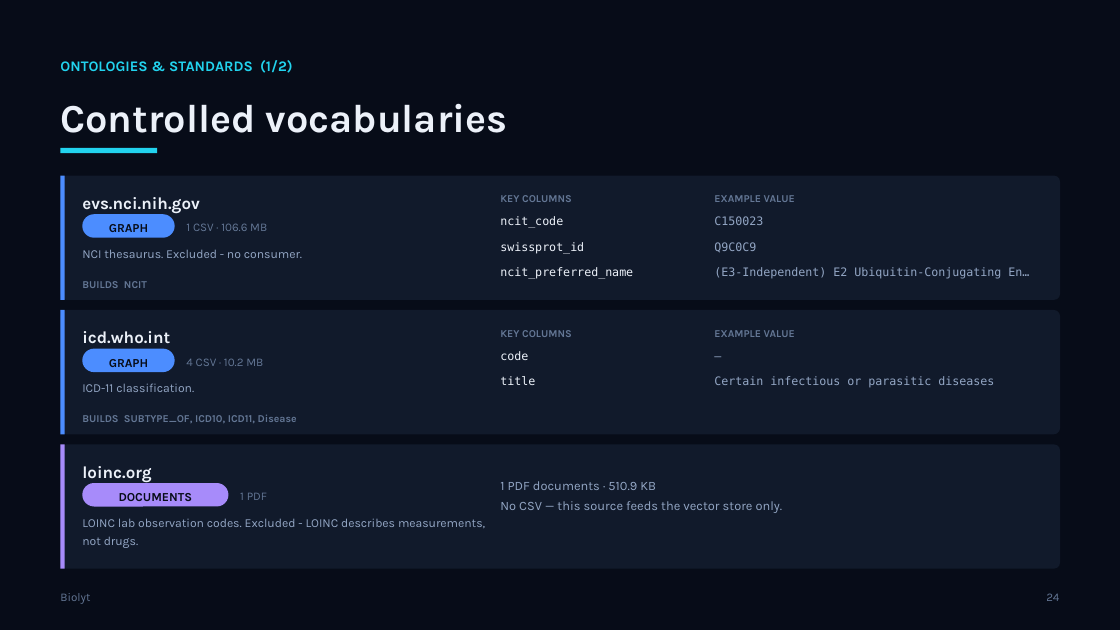
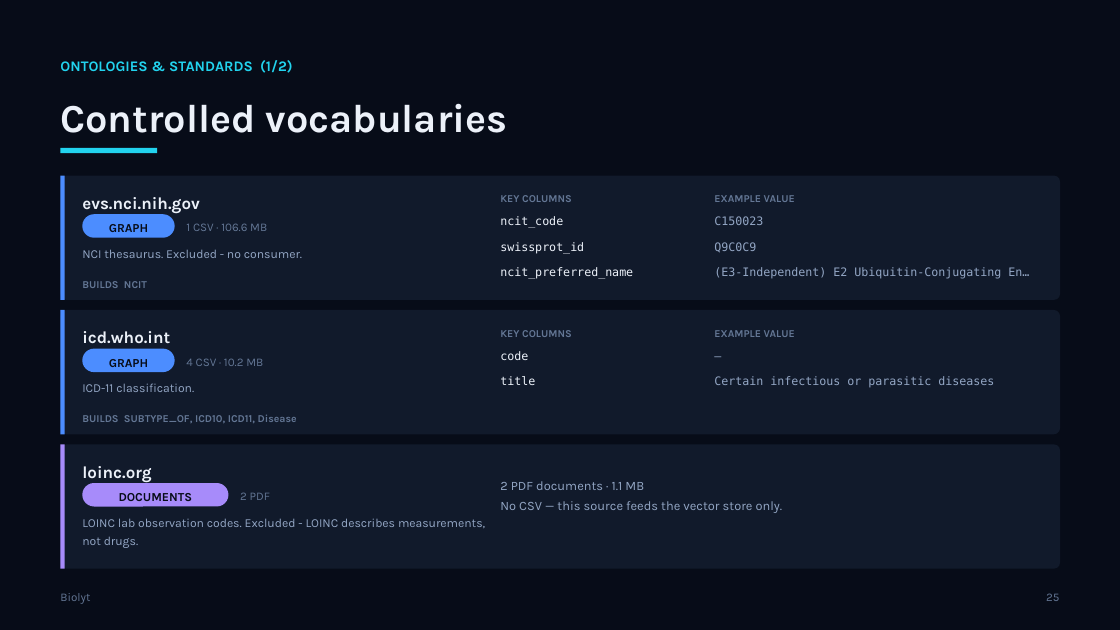
Before and after one commit to helmibiolyt/fullPipeline, a slide deck: slide 25 of presentation/Biolyt_Platform.pptx (slide 24 before the commit). Drawn at 1120x630 pixels with LibreOffice and Linux fonts; fonts in the diff are those of the drawing. Boxes give left, top, right and bottom in pixels: in the first picture for what was removed or moved away, otherwise in the second. Text is boxed around its words. In the diff, an @@ line names an element or a change of style, - is before the commit and + after.

```diff
--- a/presentation/Biolyt_Platform.pptx
+++ b/presentation/Biolyt_Platform.pptx
@@ text at (240, 492, 270, 500): text changed @@
-1 PDF
+2 PDF
@@ text at (500, 481, 783, 513): text changed @@
-1 PDF documents · 510.9 KB
-No CSV — this source feeds the vector store only.
+2 PDF documents · 1.1 MB
+No CSV — this source feeds the vector store only.
@@ text at (1046, 593, 1059, 601): text changed @@
-24
+25
```
Also in this commit, not shown: 48 other slides changed, 1 slide added, 9 other files.
